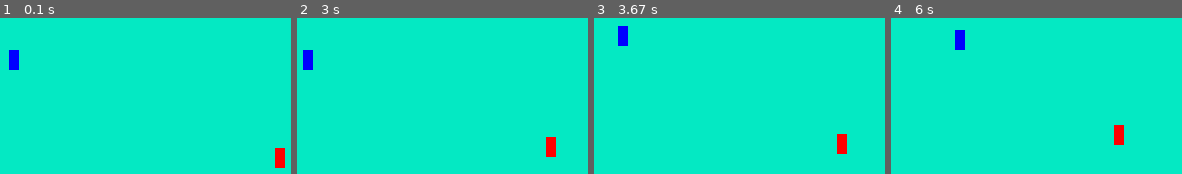
Above: before the commit, frames 1-4 (left to right).
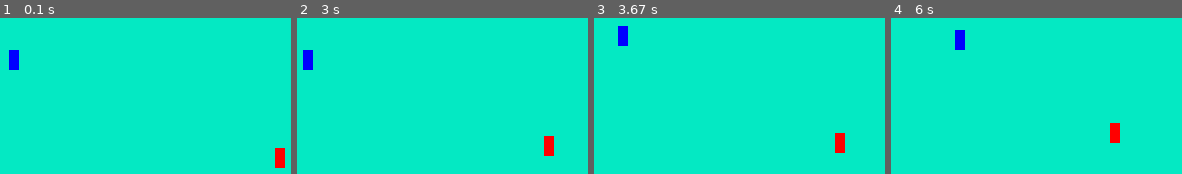
Above: after the commit, the same moments.

Repository: Yuval5635/yUoVerSusXkids
Game: pygame game, started from main.py
Same seed, same stepped clock (60 frames per second), same inputs: the game is played once before the commit and once after it.
Inputs:
- Up to frame 1 (0.1 s): no input
- Up to frame 2 (3 s): hold D 0.33-0.8 s; hold W 0.83-1.13 s; hold D 1.17-1.63 s; hold A 1.67-2.2 s; hold S 2.23-2.53 s; hold A 2.57-2.97 s
- Up to frame 3 (3.67 s): hold W 3-3.37 s; hold D from 3.4 s (still down)
- Up to frame 4 (6 s): release D at 4.03 s; hold S 4.07-4.43 s; hold A 4.47-4.93 s; hold D 4.97-5.43 s; hold W 5.47-5.77 s; hold D from 5.8 s (still down)

Frame 1 is identical in both runs. In frame 2, 0.2% of the frame differs, in the area x 84-90%, y 75-90%; in frame 3, 0.2%; in frame 4, 0.4%, in the area x 75-81%, y 67-82%.

Commit message:
Level up - Need Debugging

Diff:
--- a/Enemy.py
+++ b/Enemy.py
@@ -16,7 +16,7 @@
 
         self.randomize_stats()
 
-        print("Enemy22: ", self.more_stats)
+        #print(Enemy22: ", self.more_stats)
 
     def take_damage(self, damage=10):
         self.stats["health"] -= damage
@@ -26,7 +26,7 @@
             self.stats["punch_cooldown"] = (6 - 5 * (self.stats["stamina"] / 100))
             self.stats["stamina"] -= self.less_stats["punch_cost"]
             player.take_damage(self.more_stats["damage"])
-            print("Enemy32:  Punching", player.stats["health"])
+            #print("Enemy32:  Punching", player.stats["health"])
 
     def update(self, player):
         self.stats["punch_cooldown"] -= 1/Const.FPS
--- a/Player.py
+++ b/Player.py
@@ -9,12 +9,12 @@
     def punch(self, enemies):
         if self.stats["punch_cooldown"] <= 0 and self.stats["stamina"] >= self.less_stats["punch_cost"]:
             self.stats["punch_cooldown"] = (6.0 - (5.0 * (self.stats["stamina"] / 100.0)))
-            print("Player11: punching")
+            #print("Player12: punching")
             self.stats["stamina"] -= self.less_stats["punch_cost"]
             for enemy in enemies:
                 if (enemy.pos - self.pos).distance <= self.more_stats["range"] and abs((enemy.pos - self.pos).angle - self.stats["direction"]) <= self.more_stats["range_angle"]:
                     enemy.take_damage(self.more_stats["damage"])
-                    print("Player16: ", max(enemy.stats["health"], 0))
+                    #print(Player17: , max(enemy.stats["health"], 0))
 
     def __init__(self):
         self.stats = {
@@ -78,7 +78,7 @@
                 keys = list(self.more_stats.keys())
                 stat = rd.choice(keys)
                 self.level[stat] += 1
-                self.more_stats[stat] -= self.more_stats[stat] * (self.more_stats["growth"] / 100)
+                self.more_stats[stat] += self.more_stats[stat] * (self.more_stats["growth"] / 100)
 
     def __str__(self):
         name = "max health: " + str(self.more_stats["max_health"])
@@ -98,5 +98,13 @@
     def level_up(self, other):
         max_key = "punch_cost"
         for key in self.level:
-            if self.level[key] > self.level[max_key]:
+            if other.level[key] > other.level[max_key]:
                 max_key = key
+        self.level[max_key] += 1
+        if max_key in self.less_stats:
+            self.less_stats[max_key] -= self.less_stats[max_key] * (self.more_stats["growth"] / 100)
+        else:
+            self.more_stats[max_key] += self.more_stats[max_key] * (self.more_stats["growth"] / 100)
+        #print("Player108: " + str(self.level))
+        #print("Player109: " + str(self.less_stats | self.more_stats))
+        #print("Player110: " + str(other.level))
--- a/main.py
+++ b/main.py
@@ -12,20 +12,22 @@
 game.start_level()
 last_time = time.time()
 run = True
+isPaused = False
 while run:
-    run = game.is_player_alive
-    time.sleep(max(0.0, last_time - time.time() + 1/Const.FPS))
-    last_time = time.time()
-    for event in pg.event.get():
-        if event.type == pg.QUIT:
-            run = False
-        if event.type == pg.KEYDOWN:
-            if event.key == pg.K_ESCAPE:
+    if not isPaused:
+        run = game.is_player_alive
+        time.sleep(max(0.0, last_time - time.time() + 1/Const.FPS))
+        last_time = time.time()
+        for event in pg.event.get():
+            if event.type == pg.QUIT:
                 run = False
-    if game.is_enemies_dead():
-        game.set_level(game.level + 1)
-        game.start_level()
-        print("main28: level up to: ", game.level)
+            if event.type == pg.KEYDOWN:
+                if event.key == pg.K_ESCAPE:
+                    run = False
+        if game.is_enemies_dead():
+            game.set_level(game.level + 1)
+            game.start_level()
+            print('main28: level up to: ', game.level)
 
     pgUtils.PygameUtils.update()
     game.update()
